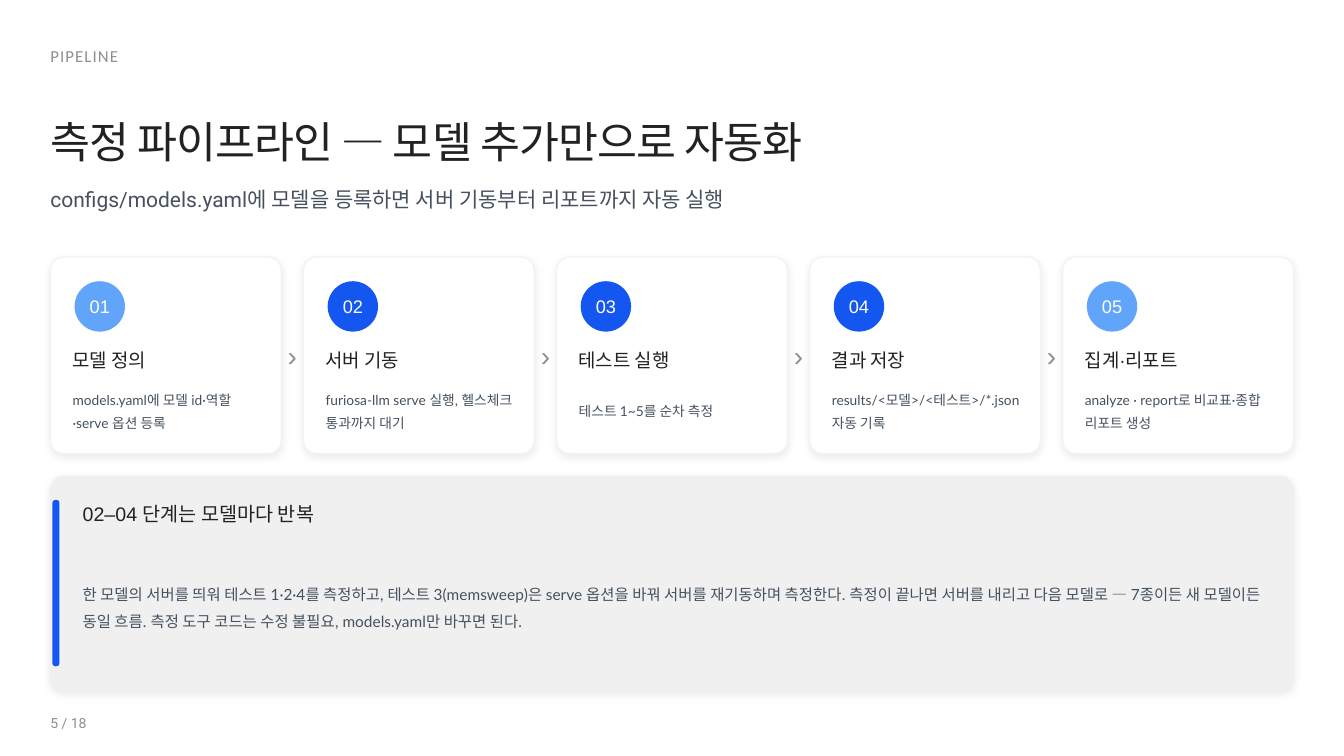
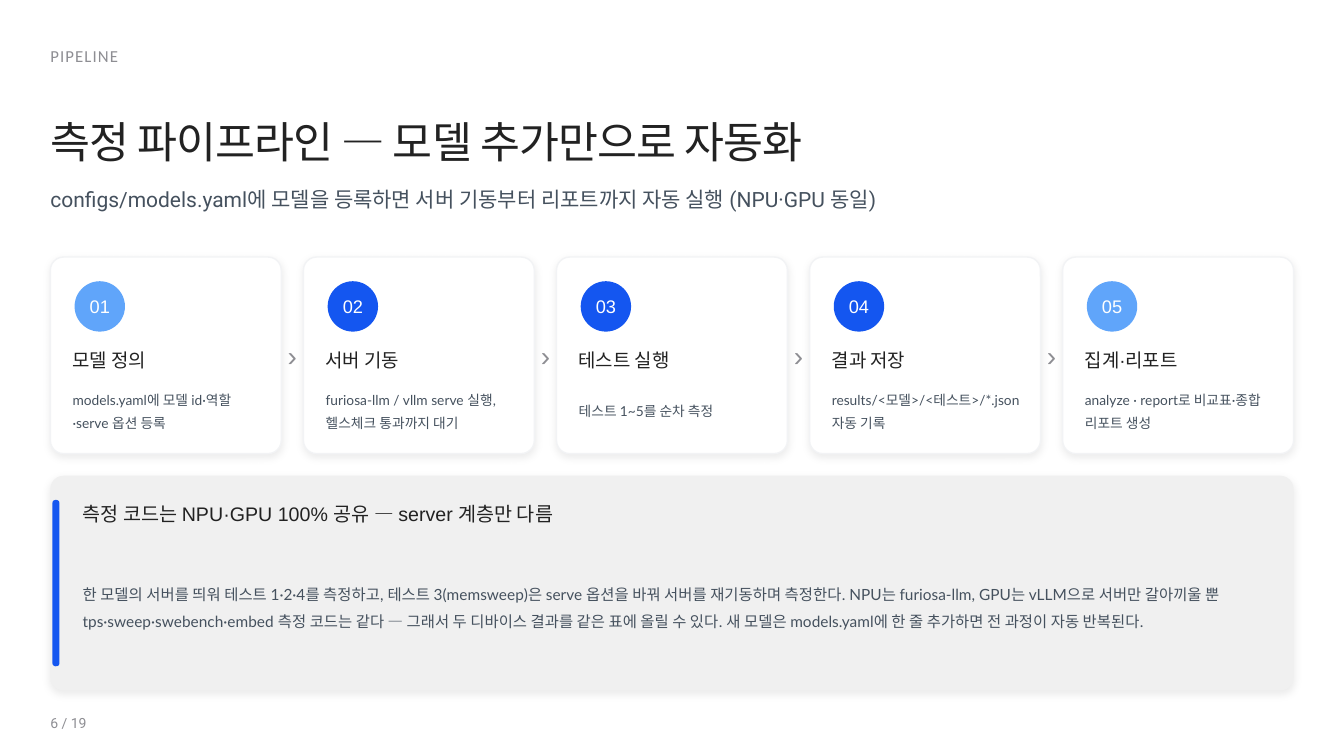
Before and after one commit to hyunjun1234/RNGD-proj, a slide deck: slide 6 of Model_Benchmark/ppt/RNGD_Benchmark.pptx (slide 5 before the commit). Drawn at 1344x756 pixels with LibreOffice and Linux fonts; fonts in the diff are those of the drawing. Boxes give left, top, right and bottom in pixels: in the first picture for what was removed or moved away, otherwise in the second. Text is boxed around its words. In the diff, an @@ line names an element or a change of style, - is before the commit and + after.

```diff
--- a/Model_Benchmark/ppt/RNGD_Benchmark.pptx
+++ b/Model_Benchmark/ppt/RNGD_Benchmark.pptx
@@ text at box(50, 189, 876, 212): text changed @@
-configs/models.yaml에 모델을 등록하면 서버 기동부터 리포트까지 자동 실행
+configs/models.yaml에 모델을 등록하면 서버 기동부터 리포트까지 자동 실행 (NPU·GPU 동일)
@@ text at box(326, 393, 495, 429): text changed @@
-furiosa-llm serve 실행, 헬스체크 통과까지 대기
+furiosa-llm / vllm serve 실행, 헬스체크 통과까지 대기
@@ text at box(83, 504, 553, 523): text changed @@
-02–04 단계는 모델마다 반복
+측정 코드는 NPU·GPU 100% 공유 — server 계층만 다름
@@ text at box(83, 587, 1219, 630): text changed @@
-한 모델의 서버를 띄워 테스트 1·2·4를 측정하고, 테스트 3(memsweep)은 serve 옵션을 바꿔 서버를 재기동하며 측정한다. 측정이 끝나면 서버를 내리고 다음 모델로 — 7종이든 새 모델이든 동일 흐름. 측정 도구 코드는 수정 불필요, models.yaml만 바꾸면 된다.
+한 모델의 서버를 띄워 테스트 1·2·4를 측정하고, 테스트 3(memsweep)은 serve 옵션을 바꿔 서버를 재기동하며 측정한다. NPU는 furiosa-llm, GPU는 vLLM으로 서버만 갈아끼울 뿐 tps·sweep·swebench·embed 측정 코드는 같다 — 그래서 두 디바이스 결과를 같은 표에 올릴 수 있다. 새 모델은 models.yaml에 한 줄 추가하면 전 과정이 자동 반복된다.
@@ text at box(50, 718, 87, 728): text changed @@
-5 / 18
+6 / 19
```
Also in this commit, not shown: 13 other slides changed, 5 slides added, 4 slides removed, 6 other files.
